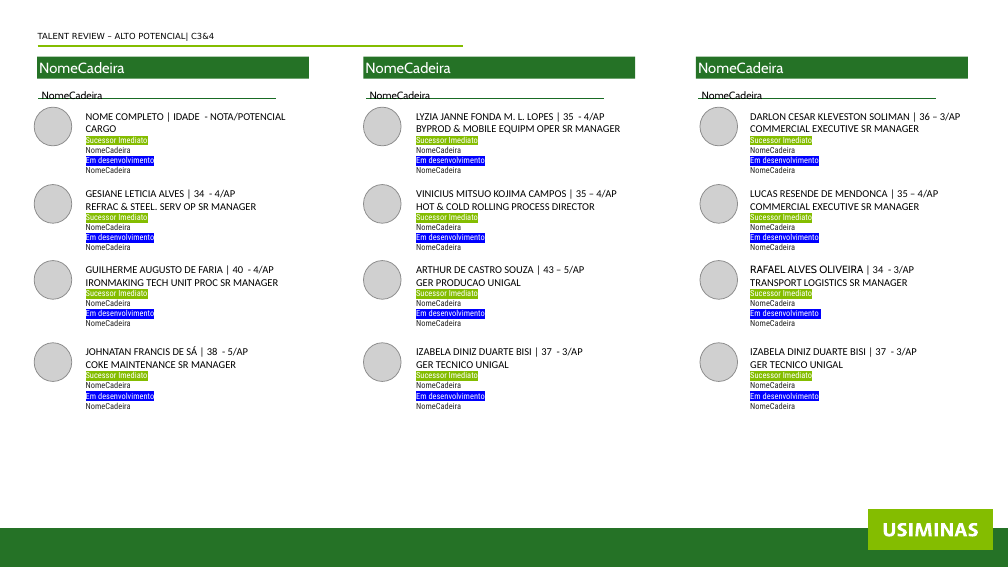
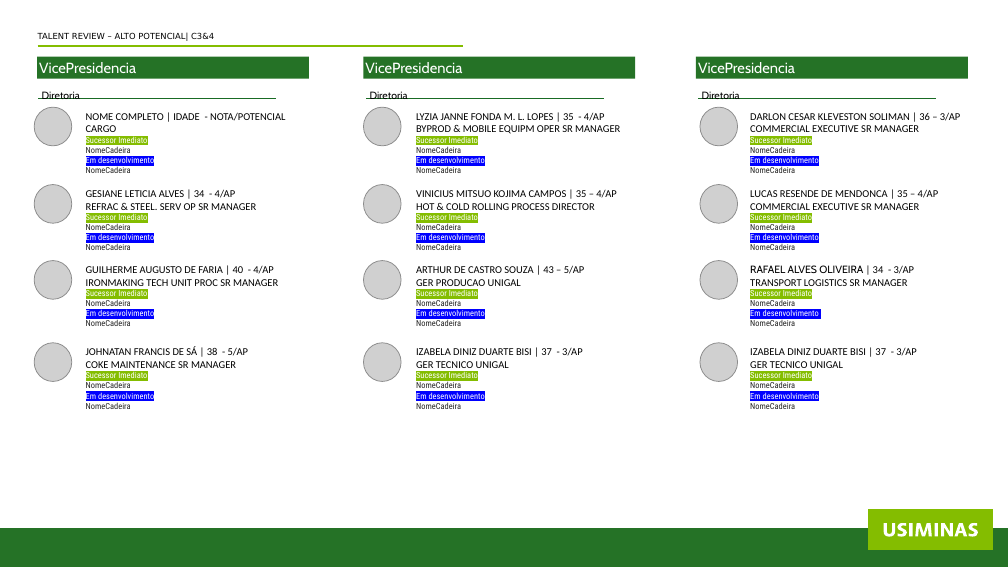
Before and after one commit to IgorGSBarbosaDev/TalentMaterialGenerator, a slide deck: slide 1 of carometros/CarometroTalentReview.pptx. Drawn at 1008x567 pixels with LibreOffice and Linux fonts; fonts in the diff are those of the drawing; grey boxes stand for pictures. Boxes give left, top, right and bottom in pixels: in the first picture for what was removed or moved away, otherwise in the second. Text is boxed around its words. In the diff, an @@ line names an element or a change of style, - is before the commit and + after.

Commit message:
Update CarometroTalentReview.pptx with revised content

```diff
--- a/carometros/CarometroTalentReview.pptx
+++ b/carometros/CarometroTalentReview.pptx
@@ text in rectangle at (x1=39, y1=62, x2=136, y2=73): text changed @@
-NomeCadeira
+VicePresidencia
@@ text in rectangle at (x1=365, y1=62, x2=462, y2=73): text changed @@
-NomeCadeira
+VicePresidencia
@@ text in rectangle at (x1=698, y1=62, x2=795, y2=73): text changed @@
-NomeCadeira
+VicePresidencia
@@ text at (x1=42, y1=91, x2=80, y2=99): text changed @@
-NomeCadeira
+Diretoria
@@ text at (x1=370, y1=91, x2=408, y2=99): text changed @@
-NomeCadeira
+Diretoria
@@ text at (x1=702, y1=91, x2=740, y2=99): text changed @@
-NomeCadeira
+Diretoria
```
